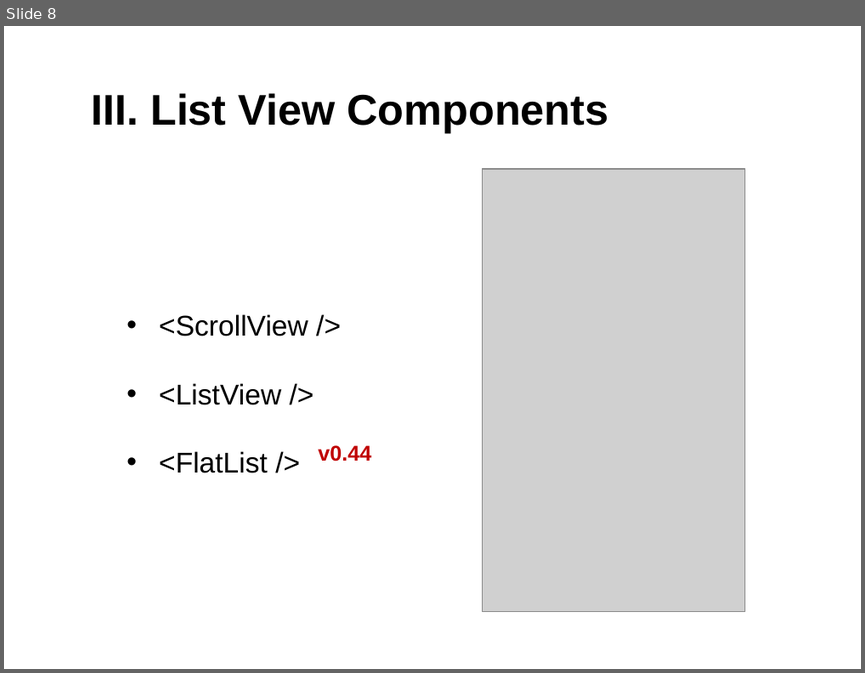
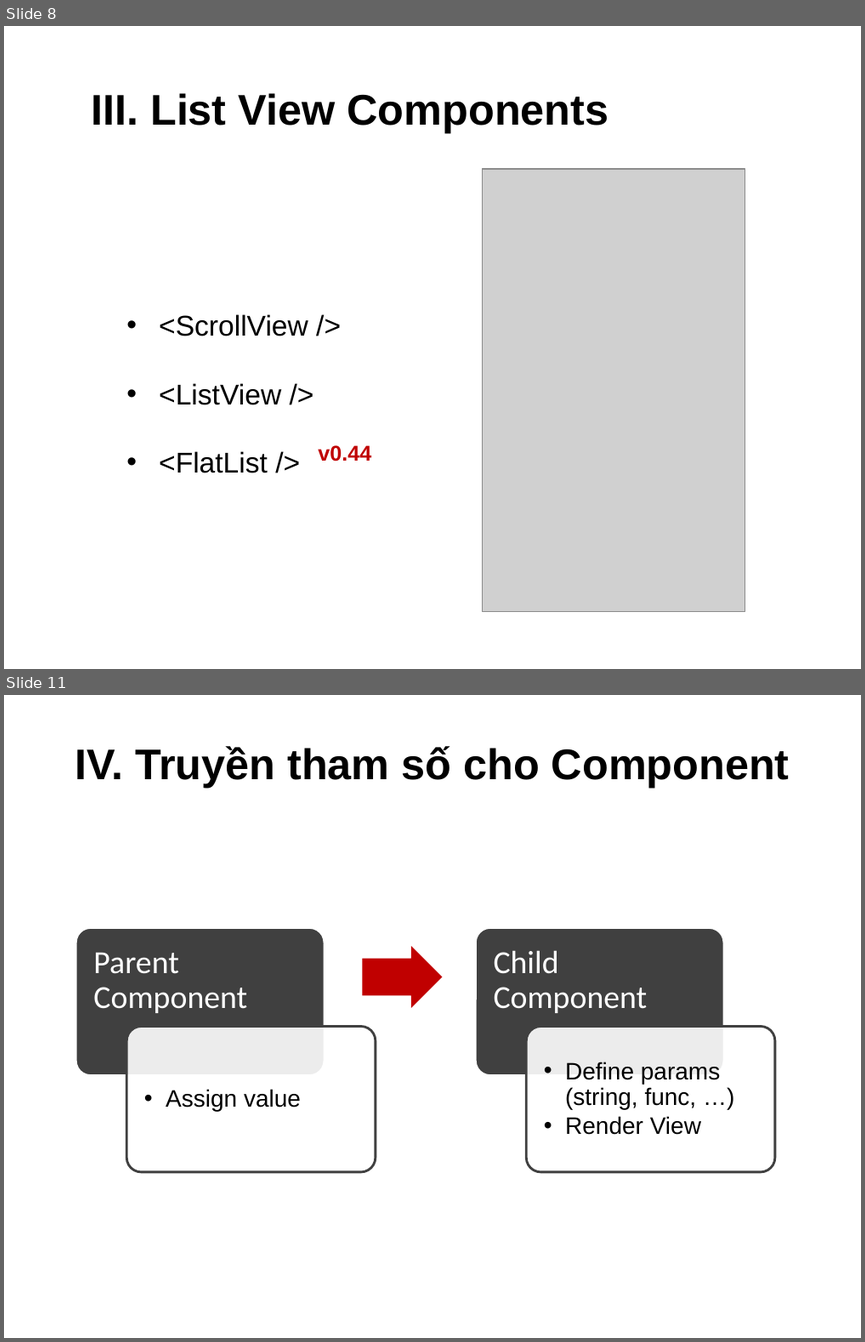
Before and after one commit to quydongnasts/Documents, a slide deck: PowerPoint/REACT-NATIVE.pptx. Shown one above the other, each under a label of ours: slide 8 before the commit, slides 8 and 11 after it; the slides between them are not shown. The pictures are 865x673 and 865x1342 pixels, drawn with LibreOffice and Linux fonts; fonts in the diff are those of the drawing; grey boxes stand for pictures. Boxes give left, top, right and bottom in pixels: in the first picture for what was removed or moved away, otherwise in the second. Text is boxed around its words. In the diff, an @@ line names an element or a change of style, - is before the commit and + after.

```diff
--- a/PowerPoint/REACT-NATIVE.pptx
+++ b/PowerPoint/REACT-NATIVE.pptx
@@ slide 11 added at [4, 695, 861, 1338], background #FFFFFF @@
@@ title added at [75, 746, 789, 788], 36 pt, text #000000, bold @@
+IV. Truyền tham số cho Component
@@ group added at [76, 927, 774, 1171]: 4 rounded rectangles, 4 texts, 1 right arrow @@
+Parent Component
+  •• Assign value
+Child Component
+  •• Define params (string, func, …)
+  •• Render View
```
Also in this commit, not shown: 2 slides changed, 3 other slides added.
